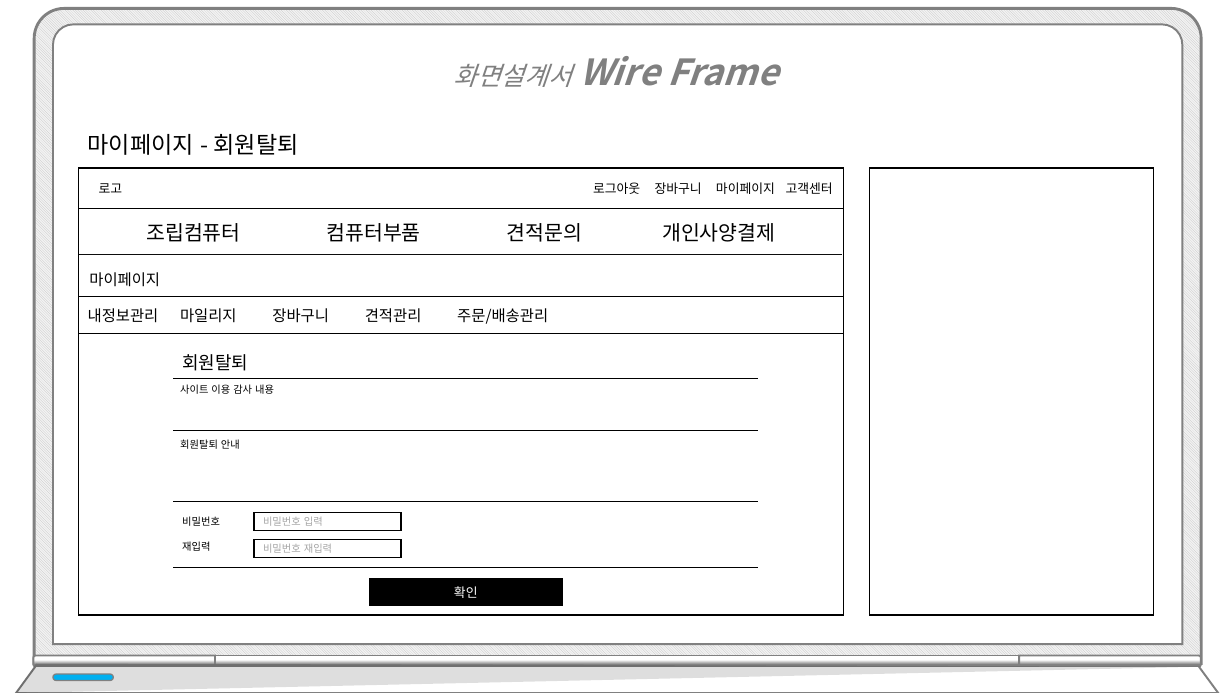
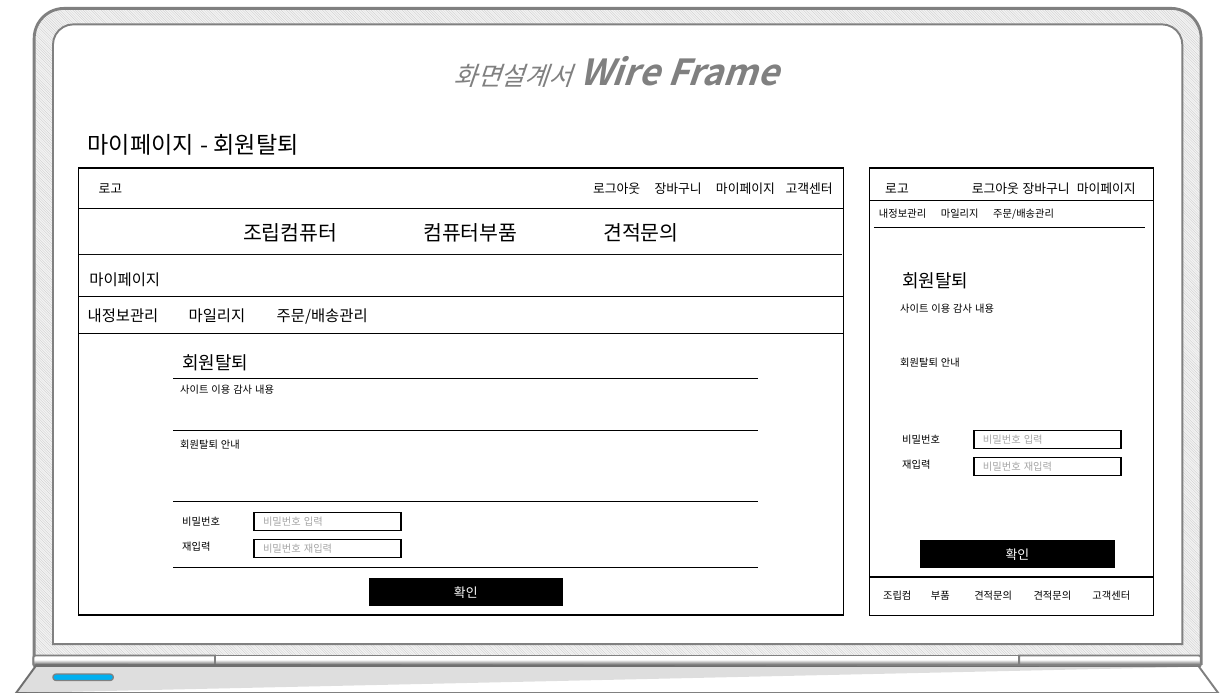
Before and after one commit to hhsw07/ezen-academy-projects, a slide deck: slide 44 of WebContent/발표/프로젝트5.pptx. Drawn at 1232x693 pixels with LibreOffice and Linux fonts; fonts in the diff are those of the drawing. Boxes give left, top, right and bottom in pixels: in the first picture for what was removed or moved away, otherwise in the second. Text is boxed around its words. In the diff, an @@ line names an element or a change of style, - is before the commit and + after.

```diff
--- a/WebContent/발표/프로젝트5.pptx
+++ b/WebContent/발표/프로젝트5.pptx
@@ line added from (870, 201) to (1153, 201), #000000 0.5 pt @@
@@ text added at <box>879,208,1054,219</box>, 8 pt, text #000000 @@
+내정보관리 마일리지 주문/배송관리
@@ text added at <box>885,183,909,193</box>, 10 pt, text #000000 @@
+로고
@@ text added at <box>972,182,1136,194</box>, 10 pt, text #000000 @@
+로그아웃 장바구니 마이페이지
@@ text at <box>243,223,678,242</box>: text changed @@
-조립컴퓨터 컴퓨터부품 견적문의 개인사양결제
+조립컴퓨터 컴퓨터부품 견적문의
@@ line added from (874, 227) to (1145, 227), #000000 0.5 pt @@
@@ text added at <box>902,272,968,289</box>, 14 pt, text #000000 @@
+회원탈퇴
@@ text in rectangle at <box>88,308,368,324</box>: text changed @@
-내정보관리 마일리지 장바구니 견적관리 주문/배송관리
+내정보관리 마일리지 주문/배송관리
@@ text added at <box>900,303,994,313</box>, 8 pt, text #000000 @@
+사이트 이용 감사 내용
@@ text added at <box>900,357,960,367</box>, 8 pt, text #000000 @@
+회원탈퇴 안내
@@ text added at <box>902,434,940,444</box>, 8 pt, text #000000 @@
+비밀번호
@@ rectangle added at <box>974,431,1121,448</box>, fill #FFFFFF, outline #000000 1 pt, 8 pt, text #A6A6A6 @@
+비밀번호 입력
@@ text added at <box>902,459,930,469</box>, 8 pt, text #000000 @@
+재입력
@@ rectangle added at <box>974,457,1121,475</box>, fill #FFFFFF, outline #000000 1 pt, 8 pt, text #A6A6A6 @@
+비밀번호 재입력
@@ rectangle added at <box>921,542,1115,568</box>, fill #000000, outline #000000 1 pt, 10 pt, text #FFFFFF @@
+확인
@@ rectangle added at <box>870,577,1154,615</box>, fill #FFFFFF, outline #000000 1 pt @@
@@ text added at <box>883,590,911,600</box>, 8 pt, text #000000 @@
+조립컴
@@ text added at <box>931,590,950,600</box>, 8 pt, text #000000 @@
+부품
@@ text added at <box>974,590,1012,600</box>, 8 pt, text #000000 @@
+견적문의
@@ text added at <box>1034,590,1072,600</box>, 8 pt, text #000000 @@
+견적문의
@@ text added at <box>1092,590,1130,600</box>, 8 pt, text #000000 @@
+고객센터
```
Also in this commit, not shown: 19 other slides changed, 1 other file.
